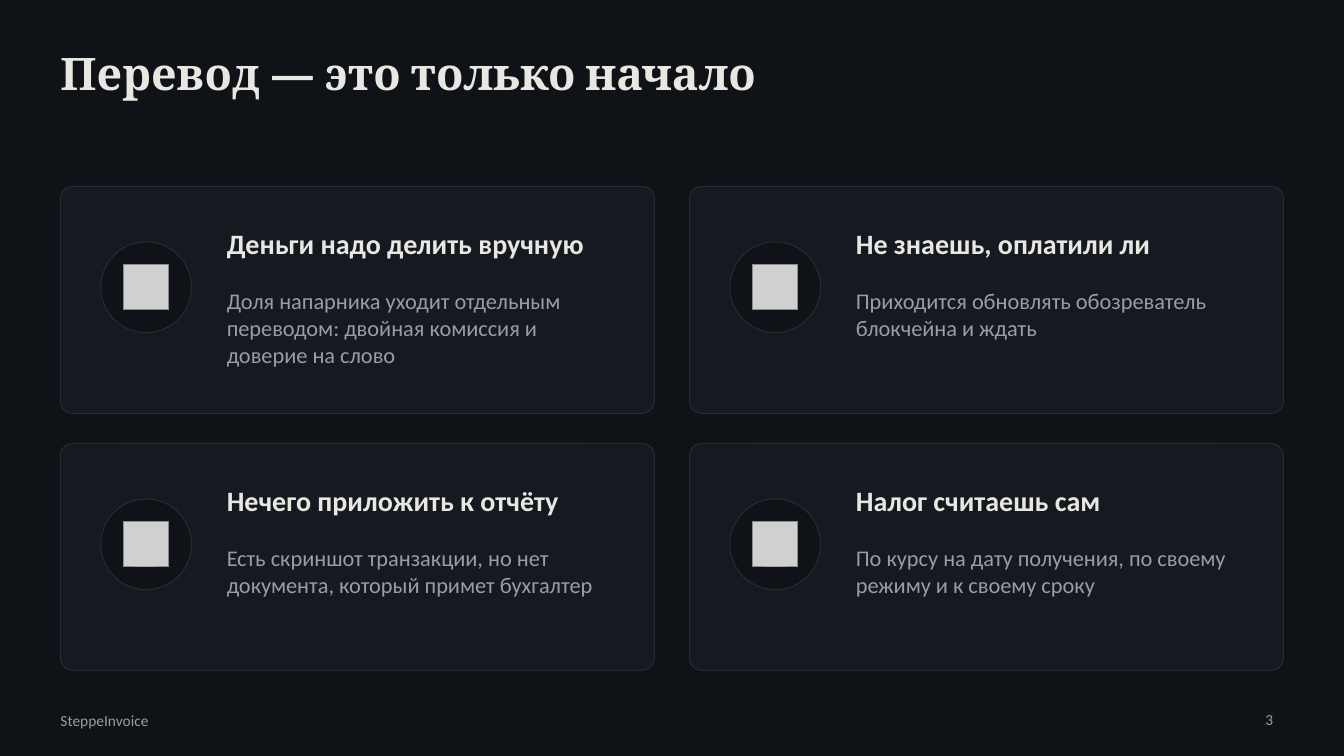
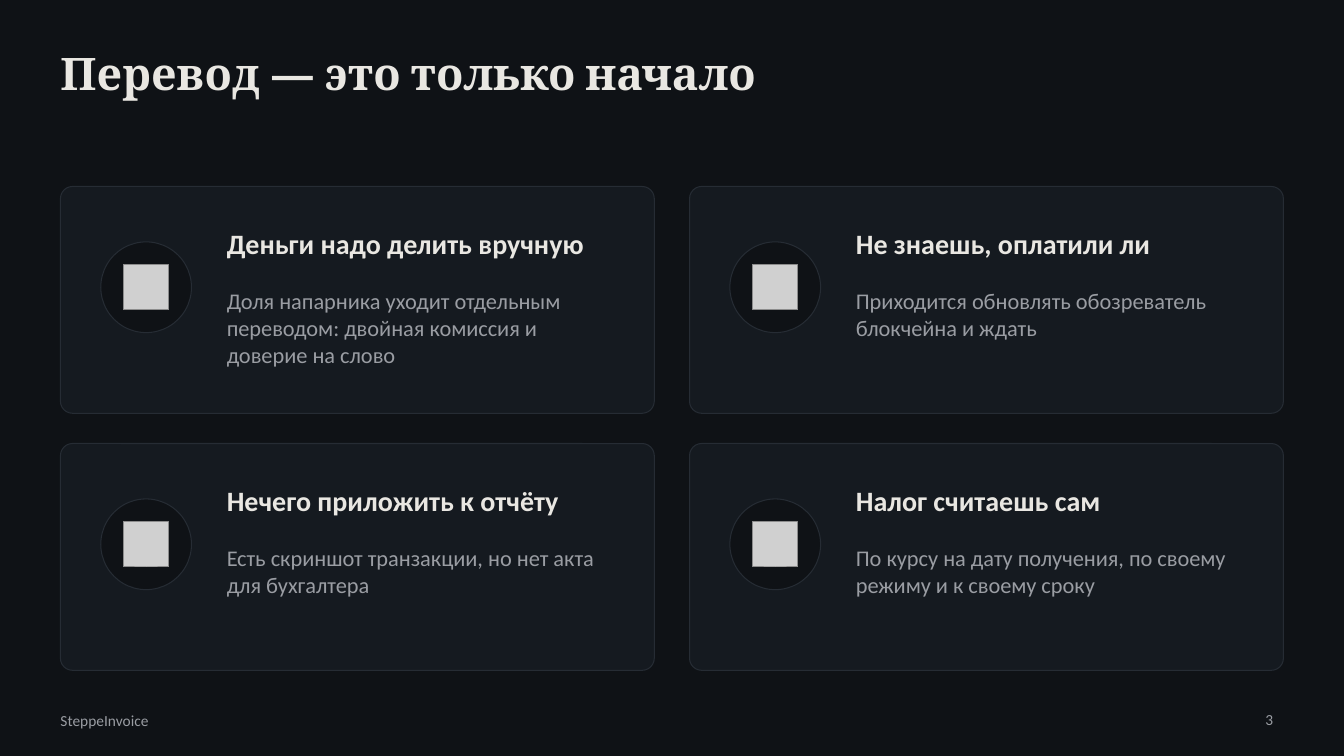
Before and after one commit to OMaRgaLy/solana-project, a slide deck: slide 3 of docs/SteppeInvoice_Presentation.pptx. Drawn at 1344x756 pixels with LibreOffice and Linux fonts; fonts in the diff are those of the drawing; grey boxes stand for pictures. Boxes give left, top, right and bottom in pixels: in the first picture for what was removed or moved away, otherwise in the second. Text is boxed around its words. In the diff, an @@ line names an element or a change of style, - is before the commit and + after.

```diff
--- a/docs/SteppeInvoice_Presentation.pptx
+++ b/docs/SteppeInvoice_Presentation.pptx
@@ text at box(227, 551, 593, 597): text changed @@
-Есть скриншот транзакции, но нет документа, который примет бухгалтер
+Есть скриншот транзакции, но нет акта для бухгалтера
```
Also in this commit, not shown: 8 other slides changed, 2 other files.
